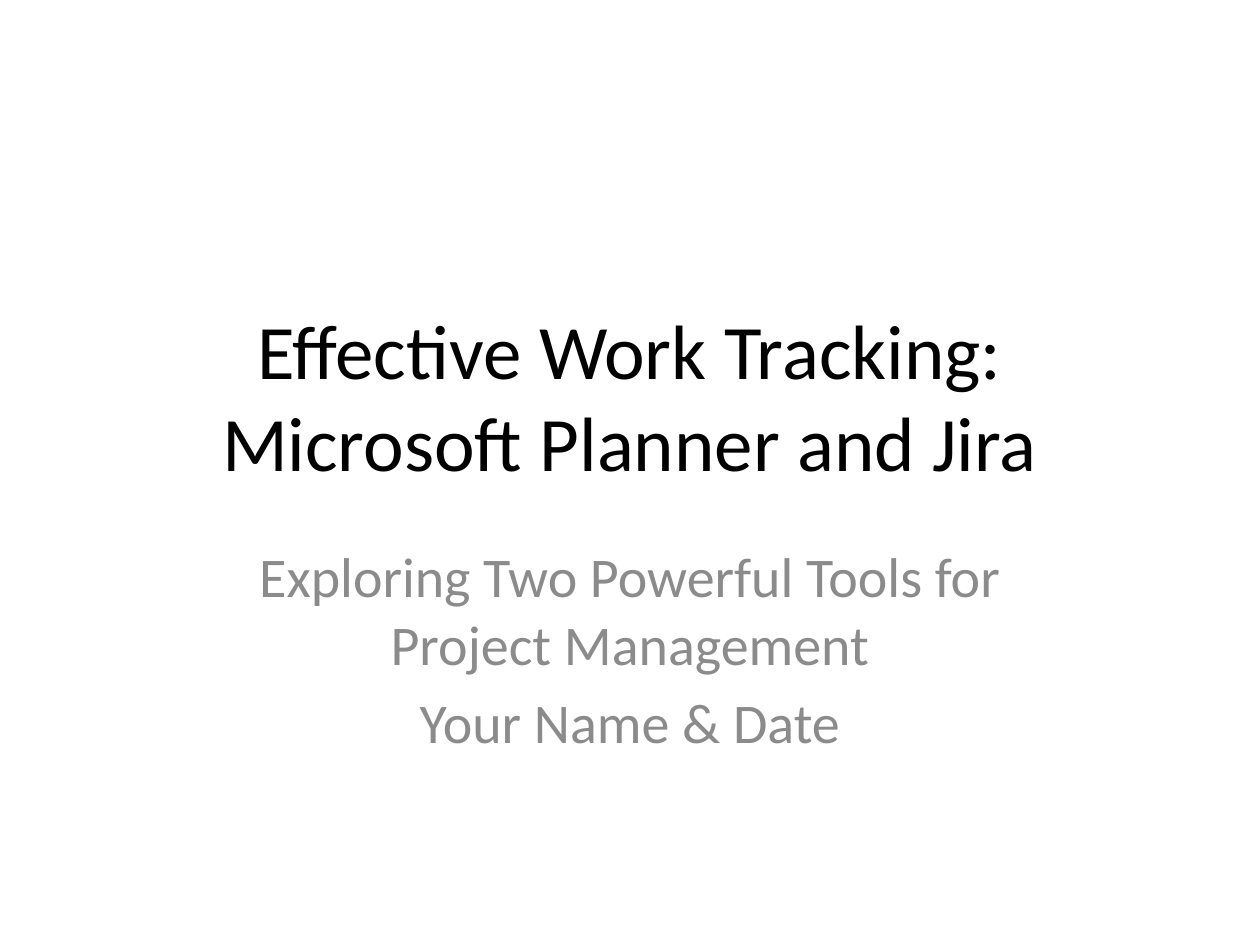
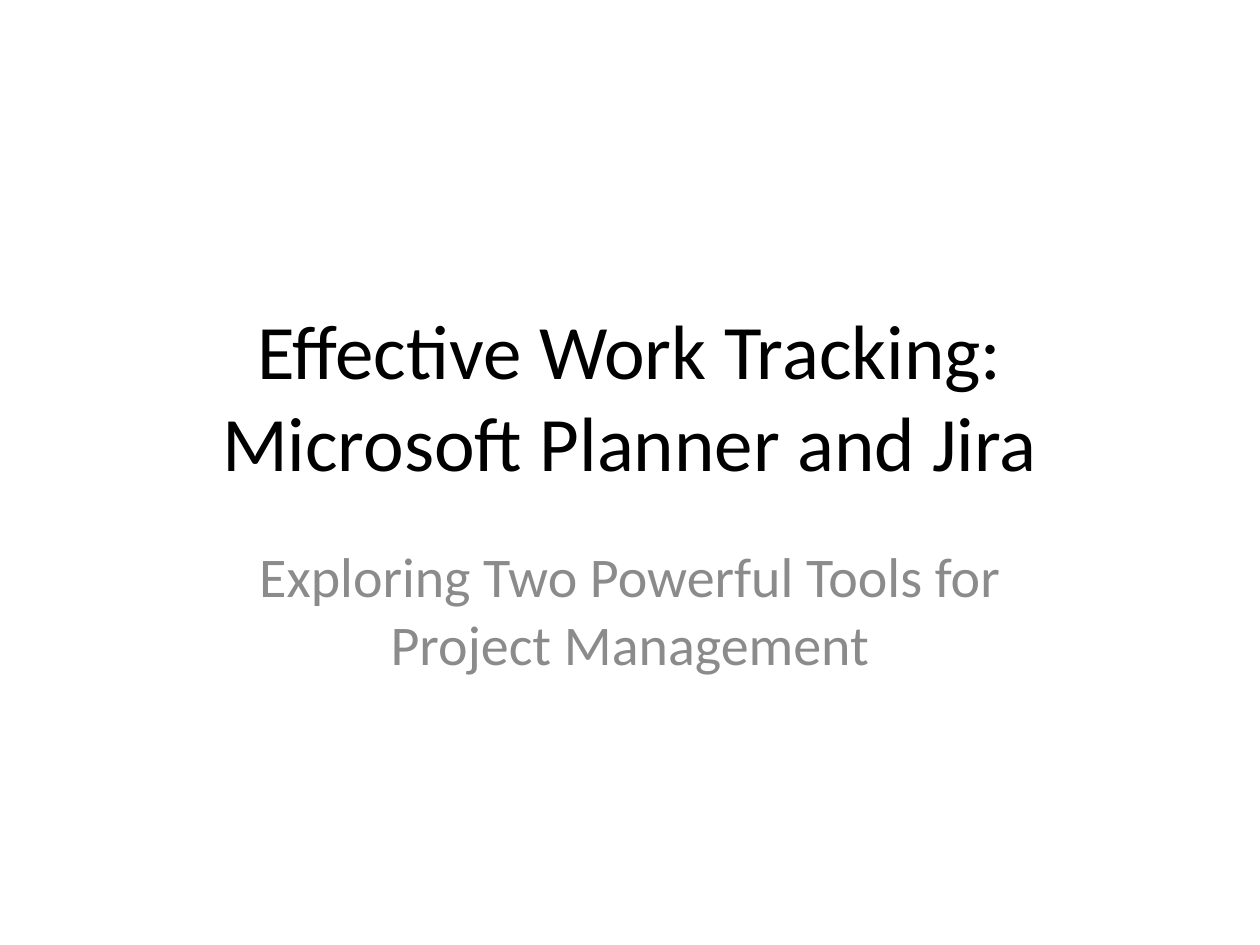
Before and after one commit to ABWill347/Presentation-, a slide deck: slide 1 of Work_Tracking_Presentation.pptx. Drawn at 1260x945 pixels with LibreOffice and Linux fonts; fonts in the diff are those of the drawing. Boxes give left, top, right and bottom in pixels: in the first picture for what was removed or moved away, otherwise in the second. Text is boxed around its words. In the diff, an @@ line names an element or a change of style, - is before the commit and + after.

```diff
--- a/Work_Tracking_Presentation.pptx
+++ b/Work_Tracking_Presentation.pptx
@@ subtitle at (x1=420, y1=707, x2=840, y2=744): paragraph removed @@
-Your Name & Date
```
Also in this commit, not shown: 1 other file.
